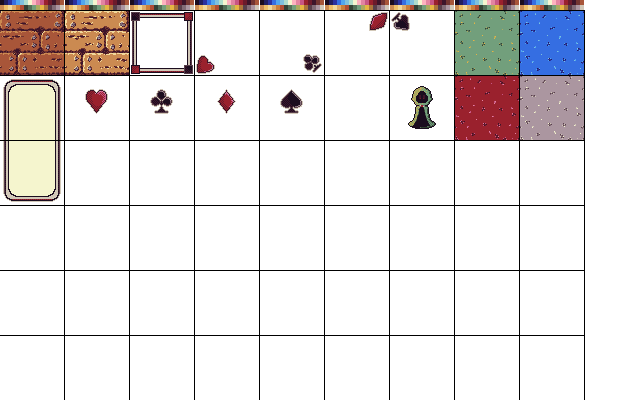
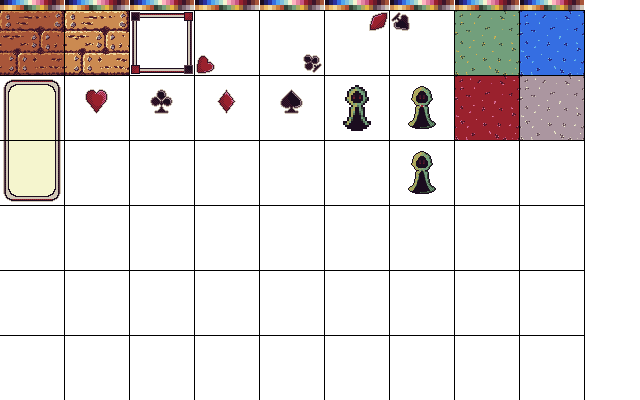
Layers edited between the first and the second 640 x 400 image:
painted on "Layer #1" over [343, 85, 436, 194]
